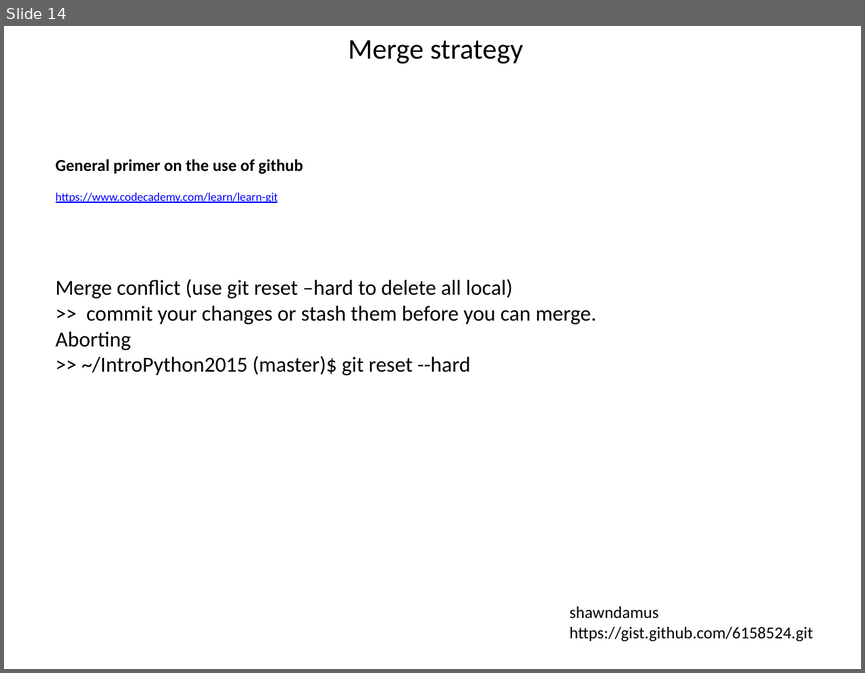
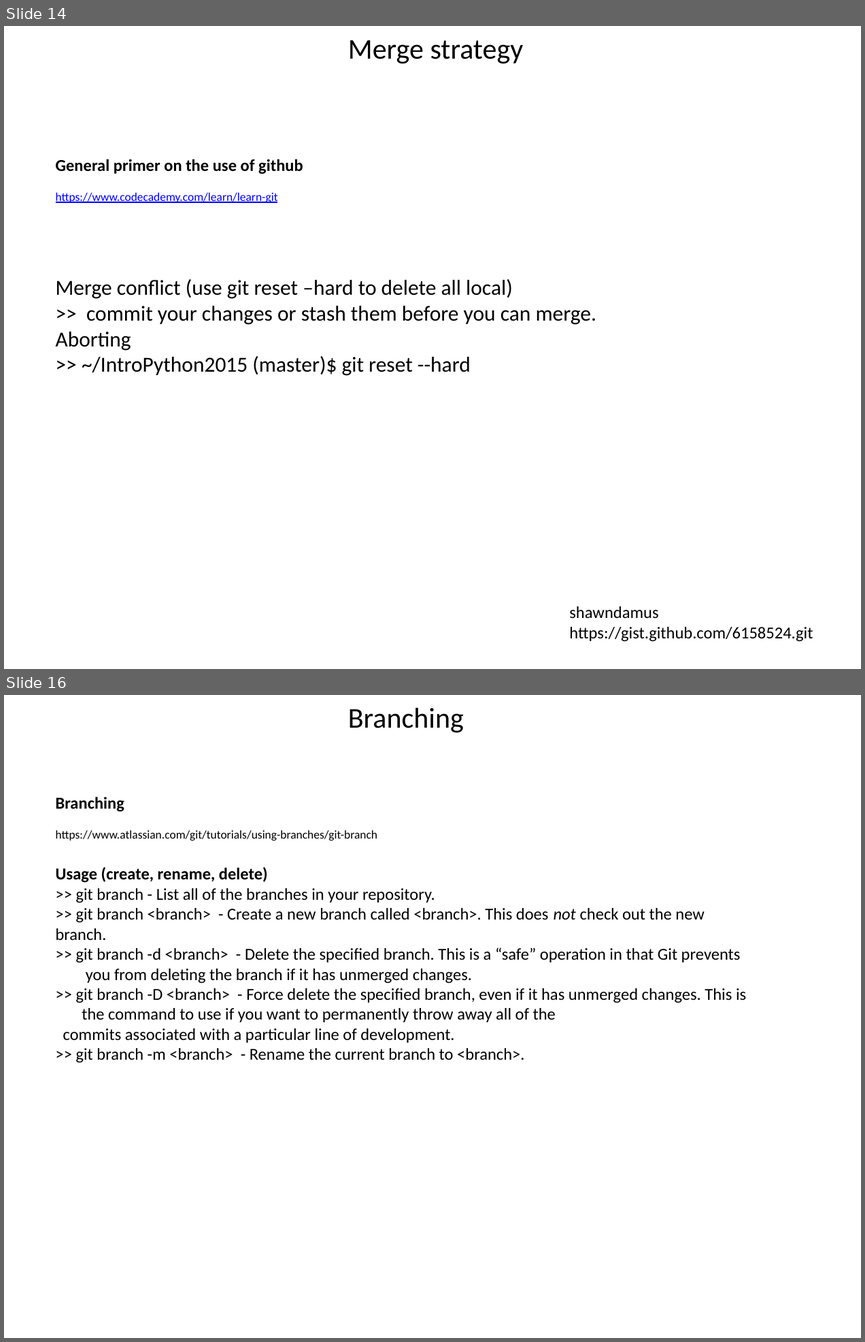
Before and after one commit to tycobass/IntroPython2015, a slide deck: students/eric_v/debris/Using_git.pptx. Shown one above the other, each under a label of ours: slide 14 before the commit, slides 14 and 16 after it; the slides between them are not shown. The pictures are 865x673 and 865x1342 pixels, drawn with LibreOffice and Linux fonts; fonts in the diff are those of the drawing. Boxes give left, top, right and bottom in pixels: in the first picture for what was removed or moved away, otherwise in the second. Text is boxed around its words. In the diff, an @@ line names an element or a change of style, - is before the commit and + after.

Commit message:
update Using_git

```diff
--- a/students/eric_v/debris/Using_git.pptx
+++ b/students/eric_v/debris/Using_git.pptx
@@ slide 16 added at [4,695,861,1338], background #FFFFFF @@
@@ text added at [348,707,464,733], 24 pt, text #000000 @@
+Branching
@@ text added at [56,796,378,841], 10 pt, text #000000 @@
+Branching
+https://www.atlassian.com/git/tutorials/using-branches/git-branch
@@ text added at [56,867,746,1063], 14 pt, text #000000 @@
+Usage (create, rename, delete)
+>> git branch - List all of the branches in your repository.
+>> git branch <branch> - Create a new branch called <branch>. This does not check out the new branch.
+>> git branch -d <branch> - Delete the specified branch. This is a “safe” operation in that Git prevents you from deleting the branch if it has unmerged changes.
+>> git branch -D <branch> - Force delete the specified branch, even if it has unmerged changes. This is the command to use if you want to permanently throw away all of the commits associated with a particular line of development.
+>> git branch -m <branch> - Rename the current branch to <branch>.
```
Also in this commit, not shown: 1 slide changed, 2 other slides added, 1 other file.
